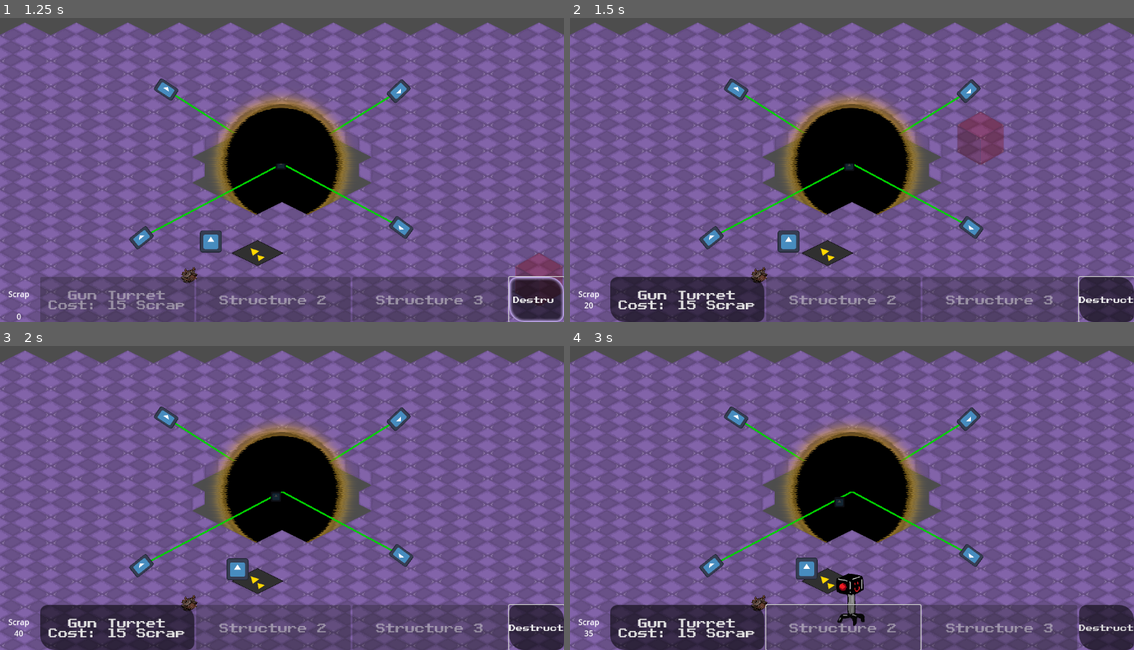
Above: before the commit, frames 1-4 (two rows, left to right).
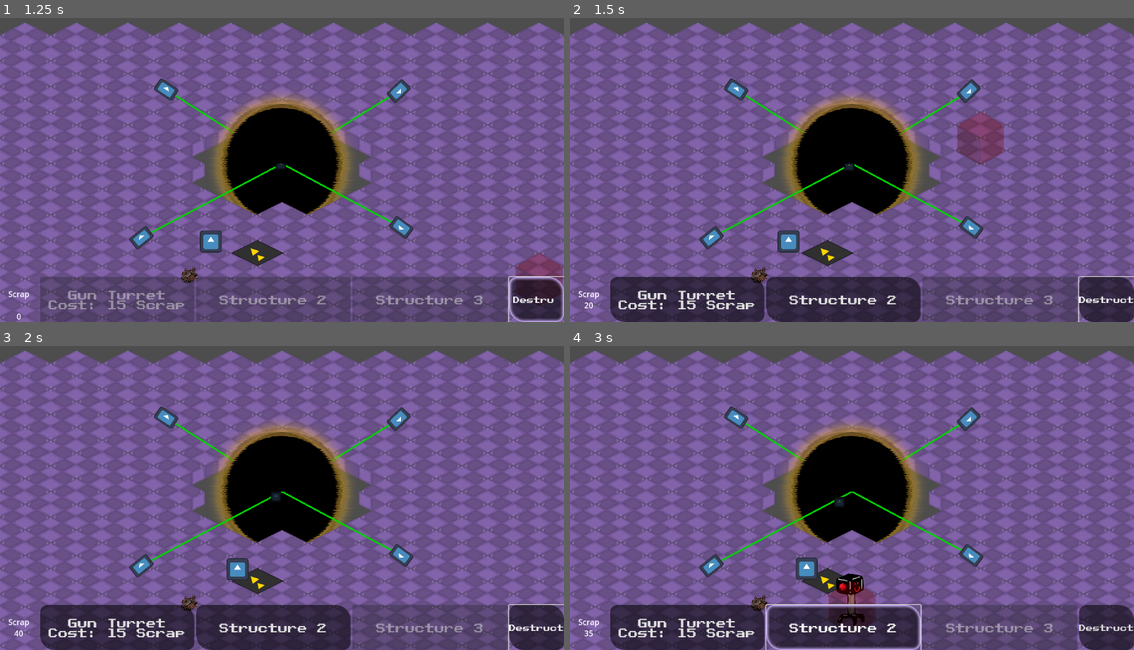
Above: after the commit, the same moments.

Repository: jkostello/Godot-Wild-Jam-69
Game: Godot game, scene res://level.tscn
The game is run twice, just before and just after one commit, with the same random seed, the same clock (stepped at 60 frames per second) and the same inputs. The engine's default icon, where the game draws it, is replaced by a stand-in: a white triangle on a blue panel in a dark square.
Inputs (mouse positions are in pixels of both pictures, inside the frame that each line leads up to):
- Up to frame 1 (1.25 s): click "Destruct" at 0.5 s
- Up to frame 2 (1.5 s): tap Enter at 1.25 s; move the mouse to (976, 148) at 1.27 s; hold D (right) from 1.28 s (still down); hold 0 from 1.28 s (still down); click (976, 148) at 1.42 s
- Up to frame 3 (2 s): keep holding D (right); keep holding 0; tap Space at 1.52 s
- Up to frame 4 (3 s): release D (right) at 2 s; release 0 at 2 s; click "Gun Turret Cost: 15 Scrap" at 2 s; click (840, 628) at 2.75 s, where only the run after the commit has a clickable "Structure 2"

Frame 1 is identical in both runs. In frame 2, 4.0% of the frame differs, in the area x 34-63%, y 85-100%; in frame 3, 4.0%; in frame 4, 4.1%, in the area x 34-63%, y 77-100%.

Commit message:
Added Conveyors as Buildable
Do not build them

Diff:
--- a/structure_handler.gd
+++ b/structure_handler.gd
@@ -6,9 +6,13 @@
 @onready var dcButton : Button = $VBoxContainer/buttonHolder/HBoxContainer/dcButton
 @onready var highlight_block : Sprite2D = $highlightBlock
 @onready var tile_map : TileMap = get_node(self.get_meta("activeTilemap"))
+
+@onready var conveyor = preload("res://conveyor.tscn")
 @onready var turret = preload("res://turret.tscn")
+var Structures : Array = []
 @onready var player : Node2D = get_node(self.get_meta("playerNode"))
 
+@export var conveyorCost : int = 5
 @export var turretCost : int = 15
 var structure_selected = 0
 var spaceTaken : bool = false
@@ -31,6 +35,7 @@
 			if turret.position == coords:
 				spaceTaken = true
 				return turret
+	spaceTaken = false
 	return false
 
 func getBlockVector():
@@ -40,15 +45,18 @@
 
 	if coords.distance_to(player.position) < 500:
 		checkedSpace = checkSpace()
-		if structure_selected != 4 and checkedSpace is bool: # If in range and valid space, color green
+		if structure_selected != 4 and not spaceTaken: # If in range and valid space, color green
 			highlight_block.modulate = Color(0,1,0,0.3)
-		elif structure_selected == 4 and checkedSpace is Node2D: #If destructing and tile is occupied, color orange
+		elif structure_selected == 4 and spaceTaken: #If destructing and tile is occupied, color orange
 			highlight_block.modulate = Color(255,165,0,0.3)
 		else:
 			highlight_block.modulate = Color(1,0,0,0.3) #if no checks are valid, color red
 	else: # If not in range, color red
 		highlight_block.modulate = Color(1,0,0,0.3)
 
+func endBuild():
+	highlight_block.visible = false
+	structure_selected = 0
 # Called on structure button press
 # Selects correct structure, shows highlight block
 func onButtonPressed(butNum):
@@ -69,24 +77,33 @@
 		structure_but_1.disabled = true
 	else:
 		structure_but_1.disabled = false
+	if player.resource < conveyorCost:
+			structure_but_2.disabled = true
+	else:
+		structure_but_2.disabled = false
 
 # Creates structures
 func buildStructure():
 	# Create structure 1
 	if checkedSpace is bool:
+
 		if structure_selected == 1 and player.resource >= turretCost:
 			player.resource -= turretCost
 			var new_t = turret.instantiate()
 			get_tree().current_scene.add_child(new_t)
 			new_t.position = coords
-			highlight_block.visible = false
-			structure_selected = 0
+			endBuild()
+		elif structure_selected == 2 and player.resource >= conveyorCost:
+			player.resource -= conveyorCost
+			var new_c = conveyor.instantiate()
+			get_tree().current_scene.add_child(new_c)
+			new_c.position = coords
+			endBuild()
 	# Destruct
 	elif structure_selected == 4:
 		checkedSpace.queue_free()
 		player.resource += floor(turretCost) / 3
-		highlight_block.visible = false
-		structure_selected = 0
+		endBuild()
 
 	# Deselect structure, hide highlight_block
 	updateScrapUI()
--- a/structure_handler.tscn
+++ b/structure_handler.tscn
@@ -1,8 +1,10 @@
-[gd_scene load_steps=8 format=3 uid="uid://bpg2lcg0737in"]
+[gd_scene load_steps=10 format=3 uid="uid://bpg2lcg0737in"]
 
 [ext_resource type="Script" path="res://structure_handler.gd" id="1_sjf38"]
 [ext_resource type="Texture2D" uid="uid://y1qtlj332y4q" path="res://green_highlight.png" id="2_4xf2m"]
 [ext_resource type="Theme" uid="uid://ca4ojcmrepr24" path="res://UI/standard_theme.tres" id="2_74kgc"]
+[ext_resource type="Texture2D" uid="uid://bovyjmr7u858l" path="res://veyror.png" id="4_63e0l"]
+[ext_resource type="Texture2D" uid="uid://cvnbxf5ey3028" path="res://turret dev.png" id="5_k7ex3"]
 
 [sub_resource type="InputEventKey" id="InputEventKey_d7qj1"]
 device = -1
@@ -109,6 +111,14 @@
 texture = ExtResource("2_4xf2m")
 offset = Vector2(0, -72)
 
+[node name="conveyorSprite" type="Sprite2D" parent="highlightBlock"]
+visible = false
+texture = ExtResource("4_63e0l")
+
+[node name="turretSprite" type="Sprite2D" parent="highlightBlock"]
+visible = false
+texture = ExtResource("5_k7ex3")
+
 [connection signal="pressed" from="VBoxContainer/buttonHolder/HBoxContainer/structureBut1" to="." method="onButtonPressed" binds= [1]]
 [connection signal="pressed" from="VBoxContainer/buttonHolder/HBoxContainer/structureBut2" to="." method="onButtonPressed" binds= [2]]
 [connection signal="pressed" from="VBoxContainer/buttonHolder/HBoxContainer/structureBut3" to="." method="onButtonPressed" binds= [3]]
Not shown: 1 places in level.tscn that only renumber resources
